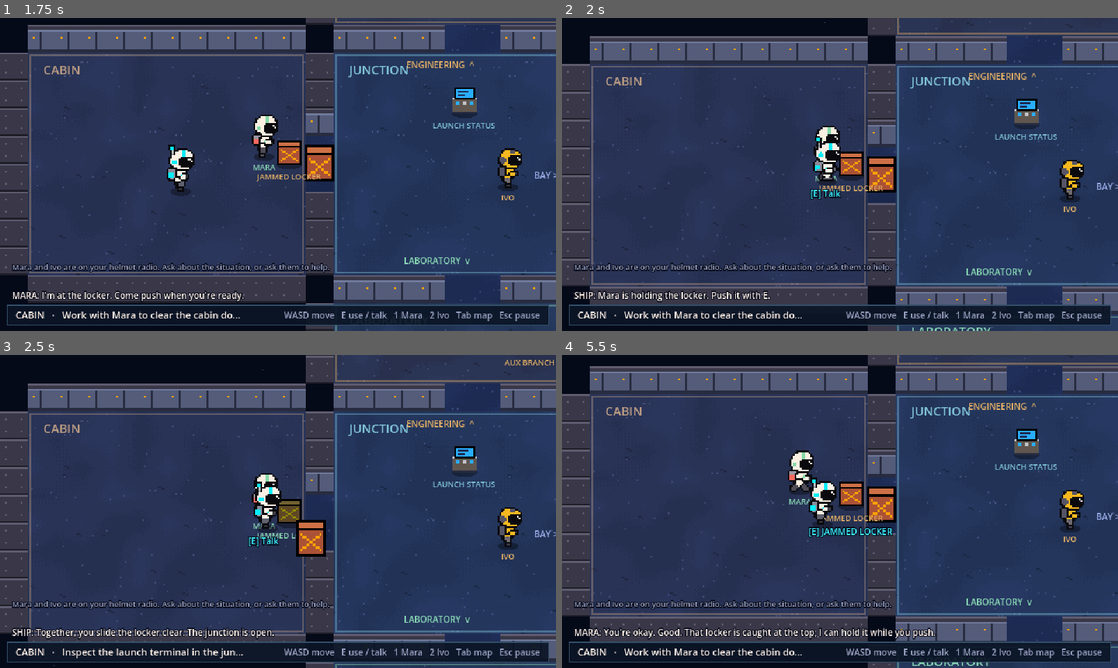
Above: before the commit, frames 1-4 (two rows, left to right).
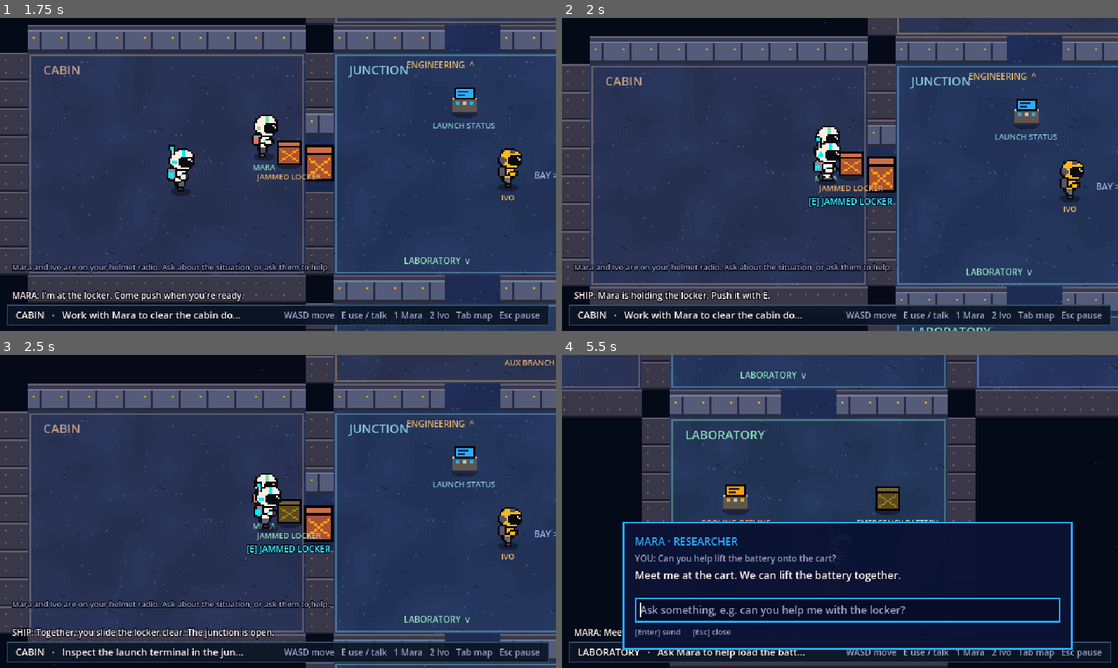
Above: after the commit, the same moments.

Repository: DhanwanthParameswar/back-2-earth
Game: Godot game, scene res://tests/escape_runner.tscn
Same seed, same stepped clock (60 frames per second), same inputs: the game is played once before the commit and once after it. This scene is started directly instead of the project's main scene. Sound files missing from this copy of the repository are replaced by a short silence.
Inputs (mouse positions are in pixels of both pictures, inside the frame that each line leads up to):
- Up to frame 1 (1.75 s): click (289, 274) at 0.52 s; type "12" at 0.6 s; tap Enter (ui_accept) at 1.25, 1.52 s; move the mouse to (400, 158) at 1.27 s; hold D (move_right) from 1.28 s (still down); hold E (confirm) from 1.28 s (still down); click (400, 158) at 1.42 s
- Up to frame 2 (2 s): keep holding D (move_right); keep holding E (confirm)
- Up to frame 3 (2.5 s): release D (move_right) at 2 s; release E (confirm) at 2 s; drag from (166, 527) to (250, 574) at 2.02 s
- Up to frame 4 (5.5 s): move the mouse to (895, 442) at 2.77 s; hold D (move_right) 2.78-3.5 s; tap P at 2.85 s; drag from (812, 574) to (673, 464) at 3.52 s; move the mouse to (1006, 558) at 4.27 s; hold A (move_left) 4.28-5 s; tap 1 at 4.35 s; tap Enter (ui_accept) at 4.52 s; tap H (help) at 4.9 s; click (845, 611) at 5.02 s; type "12" at 5.1 s

Frame 1 is identical in both runs. In frame 2, 0.5% of the frame differs, in the area x 44-60%, y 54-61%; in frame 3, 1.3%; in frame 4, 70%, in the area x 0-100%, y 0-100%.

Commit message:
actually fixed the first screen

Diff:
--- a/scripts/prototype/escape_actor.gd
+++ b/scripts/prototype/escape_actor.gd
@@ -61,6 +61,10 @@
 	cargo.visible = carrying
 
 func can_interact(_player) -> bool:
+	# While Mara is holding the locker she stands between you and it, so she is
+	# not an E target then: E pushes the locker instead of opening her chat.
+	if actor_id == "mara" and mission.state.has_flag("locker_ready") and not mission.state.has_flag("locker_clear"):
+		return false
 	return mission.active and not mission.ending
 
 func get_prompt() -> String:
--- a/scripts/prototype/escape_mission.gd
+++ b/scripts/prototype/escape_mission.gd
@@ -353,11 +353,6 @@
 	if player.position.distance_to(player_target) <= 115:
 		_busy_actors.erase(id)
 		perform(action)
-		if action == "help_locker" and state.has_flag("locker_ready"):
-			# Mara holds her side, you're at yours: push together. (Pressing E here
-			# used to open Mara's chat, because she stands between you and the locker.)
-			get_tree().create_timer(0.6).timeout.connect(func():
-				if is_instance_valid(self) and not state.has_flag("locker_clear"): perform("push_locker"))
 		return
 	if not crew[id].has_meta("waiting_for_player"):
 		crew[id].set_meta("waiting_for_player", true)
--- a/tests/escape_runner.gd
+++ b/tests/escape_runner.gd
@@ -122,7 +122,7 @@
 	get_tree().quit(1 if failures else 0)
 
 ## The bug players hit: asking Mara for the locker from the starting spot did nothing.
-## Now she walks over, waits, and starts when the player arrives; the chat closes itself.
+## Now she walks over and waits; when you arrive she holds it and E pushes it.
 func _test_ask_from_afar() -> void:
 	var mission = Mission.new()
 	Settings.intro_pending = false
@@ -140,9 +140,15 @@
 	await get_tree().create_timer(1.7).timeout
 	check(not mission.ui.is_open(), "Chat closes by itself once she starts a task")
 	mission.player.position = Vector2(290, 455)  # coming from the left: Mara is between you and the locker
-	await get_tree().create_timer(1.6).timeout  # she takes hold, then you push together
-	check(mission.state.has_flag("locker_ready"), "Walking up to the locker starts it")
-	check(mission.state.has_flag("locker_clear"), "With Mara holding her side, you push together: the locker clears")
+	await get_tree().create_timer(0.6).timeout
+	check(mission.state.has_flag("locker_ready"), "Walking up to the locker: Mara takes hold")
+	check(not mission.state.has_flag("locker_clear"), "Mara does not move the locker by herself")
+	mission.player._update_target()
+	var target = mission.player.current_target
+	check(target != null and "prop_id" in target and target.prop_id == "locker", "With Mara holding, E targets the locker (not Mara's chat)")
+	if target != null: target.interact(mission.player)  # the player presses E
+	check(mission.state.has_flag("locker_clear"), "Pressing E pushes the locker clear")
+	await get_tree().create_timer(0.8).timeout  # the slide animation
 	check(mission.locker_visual.position.distance_to(Vector2(368, 444)) > 20, "The locker visibly slides out of the doorway")
 	check(not mission.find_path(mission.player.position, Vector2(570, 470)).is_empty(), "You can walk right into the junction")
 	mission.queue_free()
